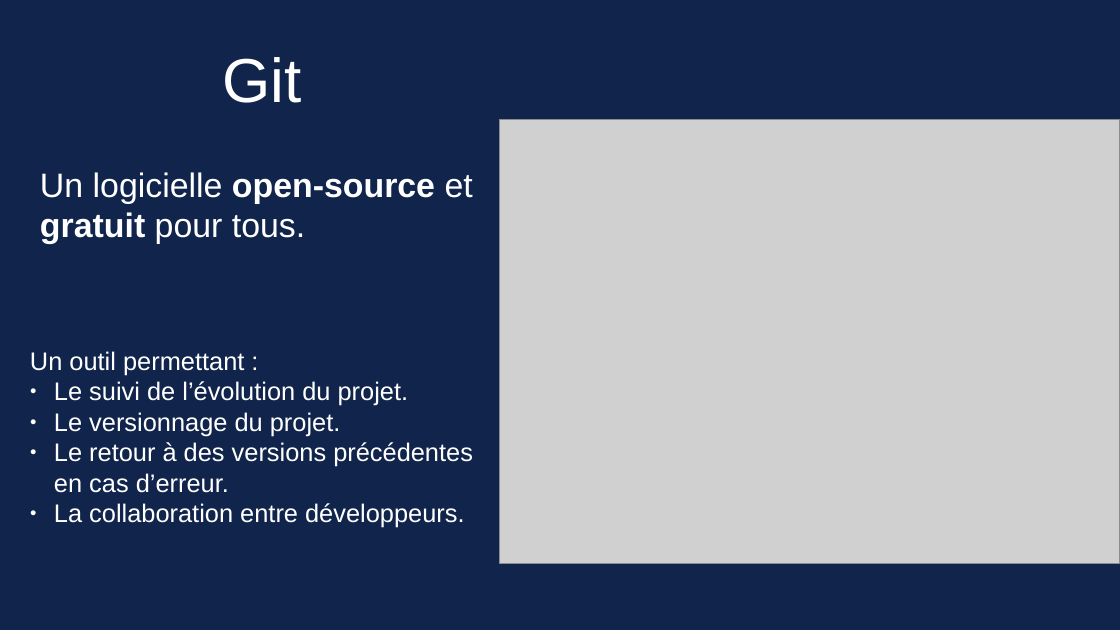
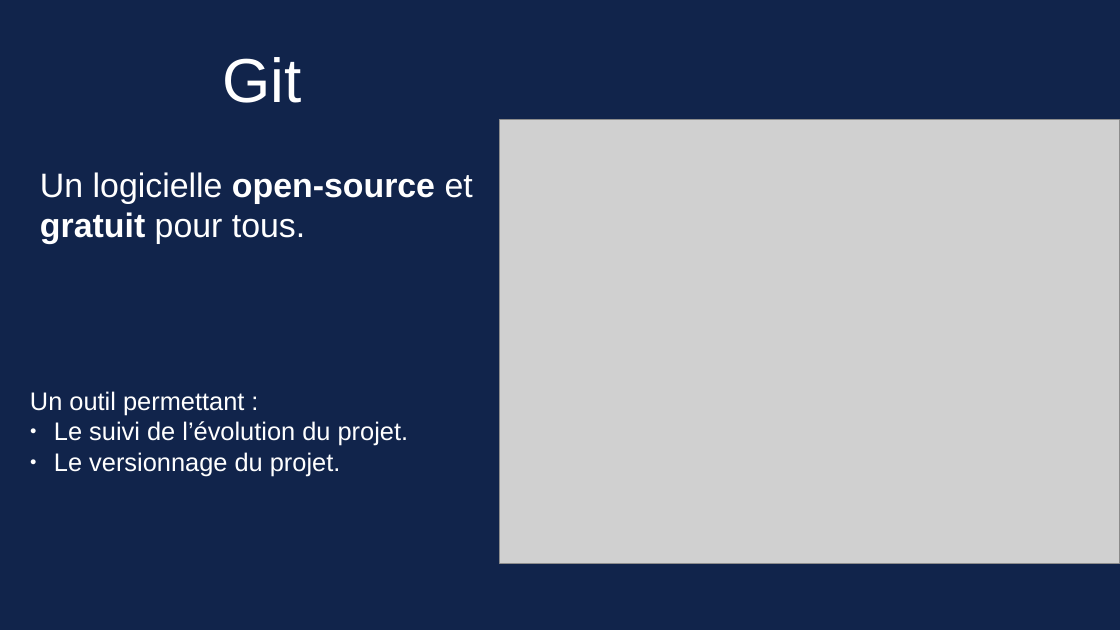
Before and after one commit to Sauvage89/guide_git, a slide deck: slide 3 of guide_git.odp (slide 2 before the commit). Drawn at 1120x630 pixels with LibreOffice and Linux fonts; fonts in the diff are those of the drawing; grey boxes stand for pictures. Boxes give left, top, right and bottom in pixels: in the first picture for what was removed or moved away, otherwise in the second. Text is boxed around its words. In the diff, an @@ line names an element or a change of style, - is before the commit and + after.

Commit message:
doc: ajout de la vidéo qui necessite d'être retravailler, modification du diaporama corrigé selon les retour de la revue2

```diff
--- a/guide_git.odp
+++ b/guide_git.odp
@@ text "Un outil permettant :": place and size @@
-text "Un outil permettant :" at [30,351,473,528]
+text "Un outil permettant :" at [30,391,409,476]
@@ text at [54,442,473,528]: paragraphs removed @@
-● Le retour à des versions précédentes en cas d’erreur.
-● La collaboration entre développeurs.
```
Also in this commit, not shown: 19 other slides changed, 5 slides added, 1 slide removed, 1 other file.
